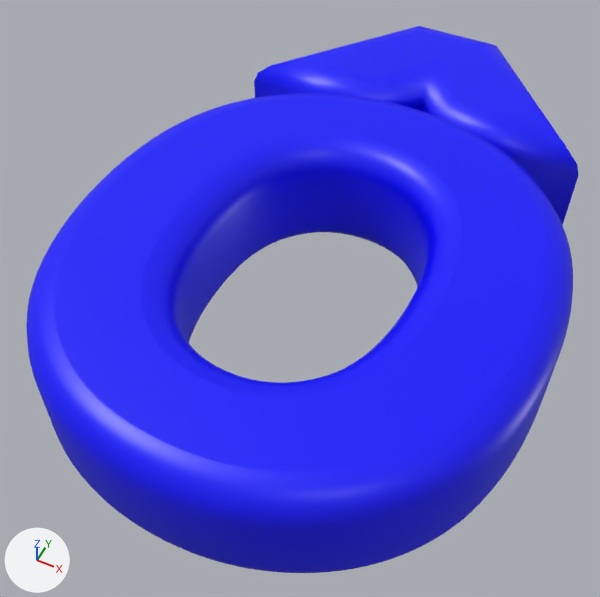
The glTF model 3dWords/fonts/glb/244.glb as it was, and as the next commit left it.
Both versions are drawn from a 50 mm camera at (0.809, -0.451, 1.023) aimed at (0.373, 0.421, -0.066). The axes (+X, +Y, +Z) are drawn at lower left. The lights are the same throughout. Vertices at the same position are counted once.

Names of what the first picture shows: 'texto'.
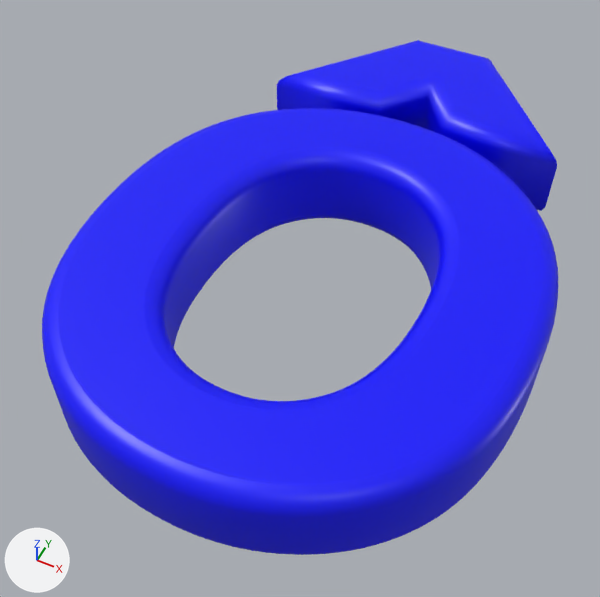
The edits, one by one:
me_texto_176 is used by ob_texto; location (0.0, 0.0, 0.0).
me_texto_176 had 2110 vertices, 4216 faces and spanned x -0.001..0.812, y -0.067..1.107, z -0.11..0.11.
me_texto_176 now has 2110 vertices, 4216 faces and spans x 0.019..0.792, y -0.047..1.087, z -0.08..0.08.
me_texto_176 part 1: the loose piece of 2040 vertices spanning x -0.001..0.812, y -0.067..0.829, z -0.11..0.11 is rebuilt with 2040 vertices and now spans x 0.019..0.792, y -0.047..0.809, z -0.08..0.08.
me_texto_176 part 2: the loose piece of 70 vertices spanning x 0.077..0.737, y 0.806..1.107, z -0.11..0.11 is rebuilt with 70 vertices and now spans x 0.118..0.695, y 0.826..1.087, z -0.08..0.08.

Location of each change, [x1, y1, x2, y2] in pixels of the pictures (600 x 597 px):
'texto', reshaped (7% narrower)
    before: [26, 26, 578, 573]
    after: [42, 40, 558, 555]
part 1 of me_texto_176, rebuilt (7% shorter)
    before: [26, 93, 573, 573]
    after: [42, 108, 558, 555]
part 2 of me_texto_176, rebuilt (14% narrower, 14% shorter)
    before: [254, 26, 578, 225]
    after: [277, 40, 557, 211]
